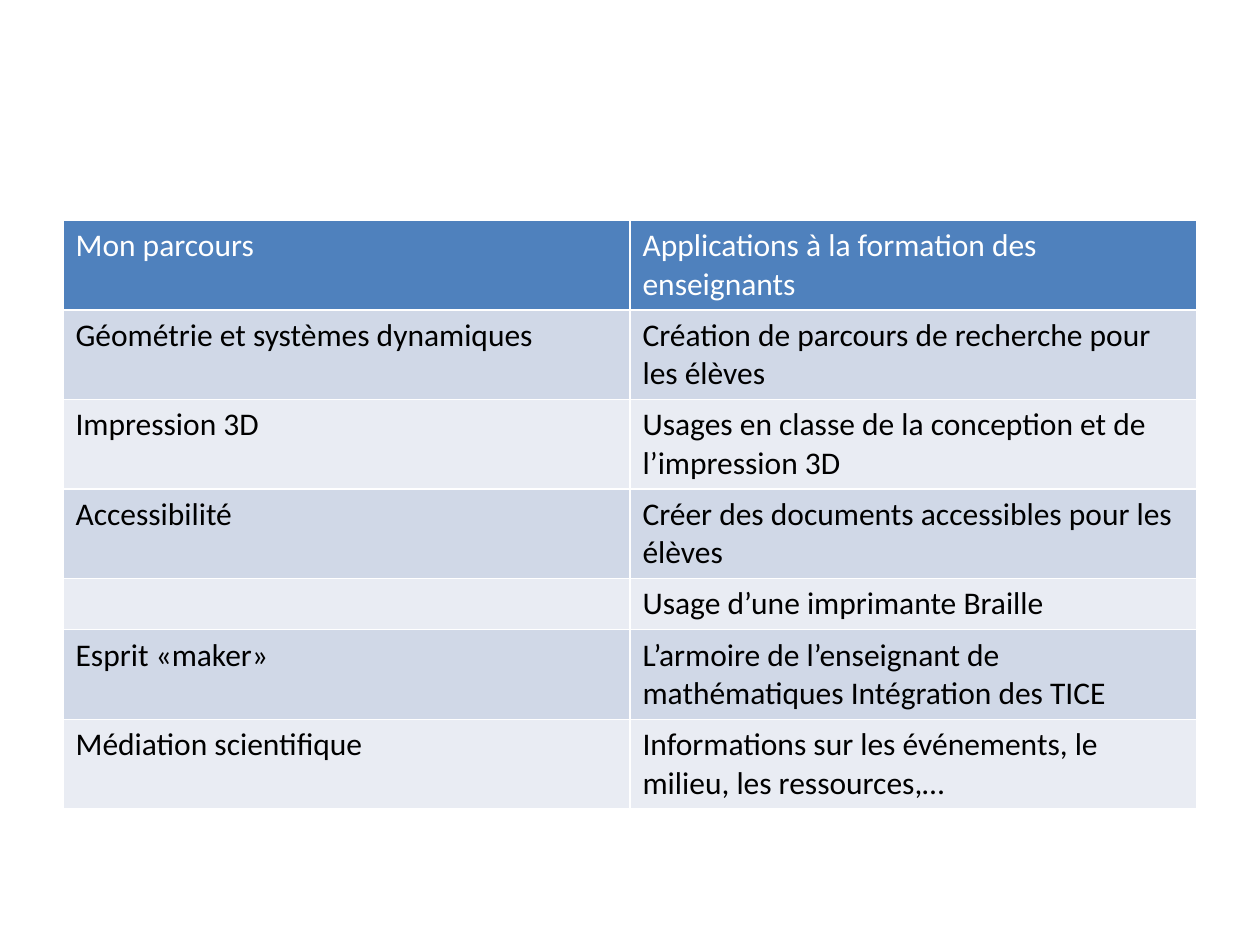
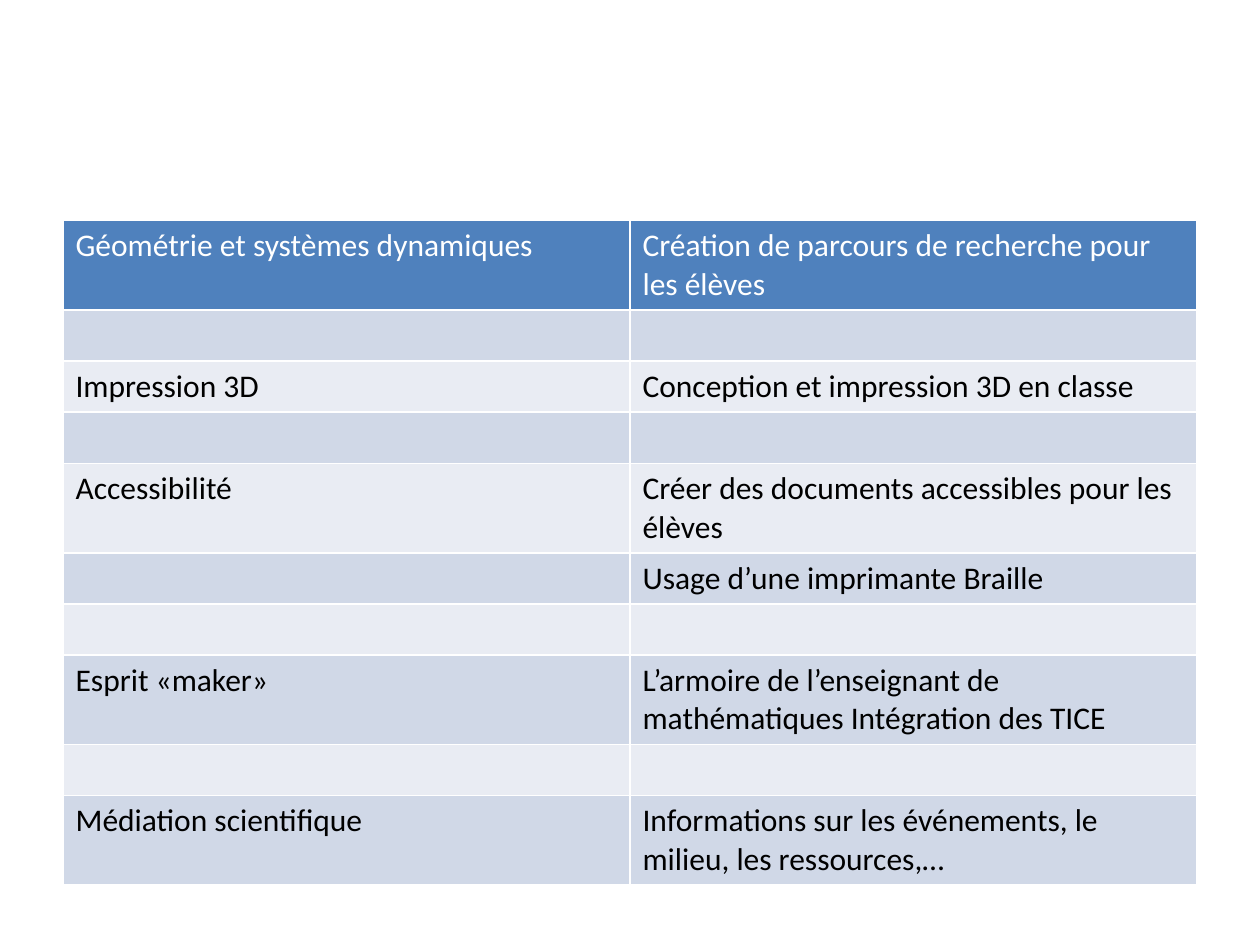
Before and after one commit to albamath/Marseille, a slide deck: slide 17 of 2020-06-01.pptx. Drawn at 1260x945 pixels with LibreOffice and Linux fonts; fonts in the diff are those of the drawing. Boxes give left, top, right and bottom in pixels: in the first picture for what was removed or moved away, otherwise in the second. Text is boxed around its words. In the diff, an @@ line names an element or a change of style, - is before the commit and + after.

```diff
--- a/2020-06-01.pptx
+++ b/2020-06-01.pptx
@@ table at (63,220,1197,878) @@
-row 1: Mon parcours | Applications à la formation des enseignants
-row 3: Impression 3D | Usages en classe de la conception et de l’impression 3D
+row 2:  | 
+row 3: Impression 3D | Conception et impression 3D en classe
+row 4:  | 
+row 7:  | 
+row 9:  | 
```
Also in this commit, not shown: 13 other slides changed, 5 other files.
